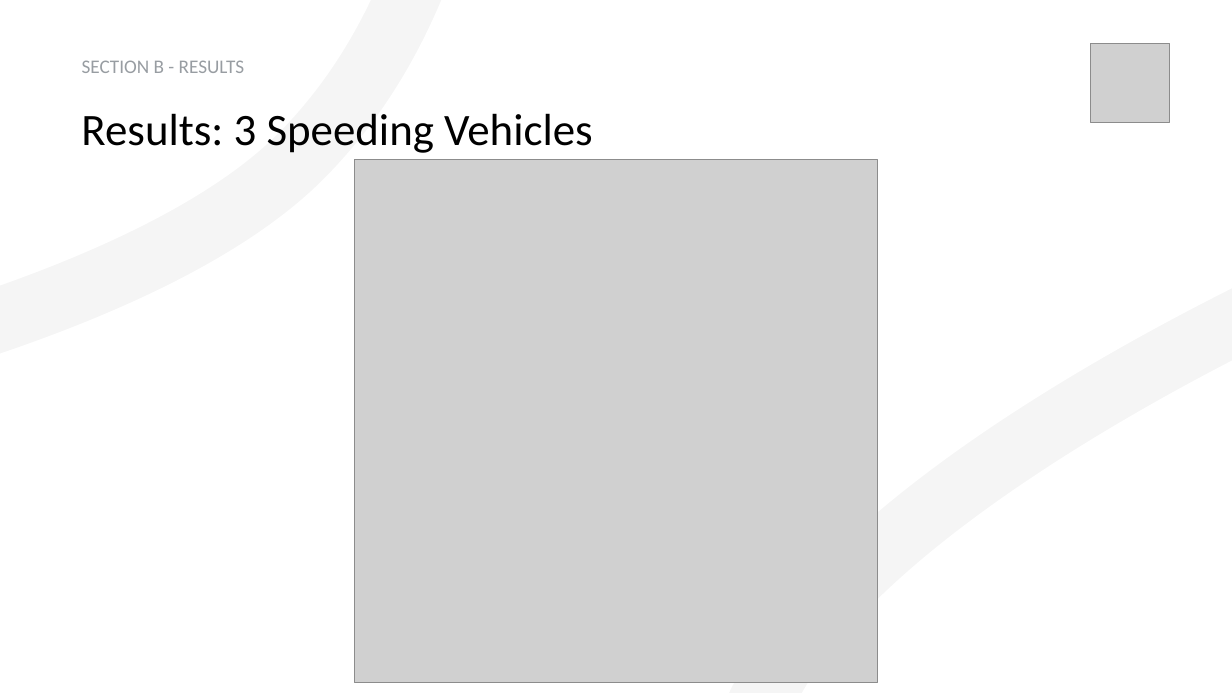
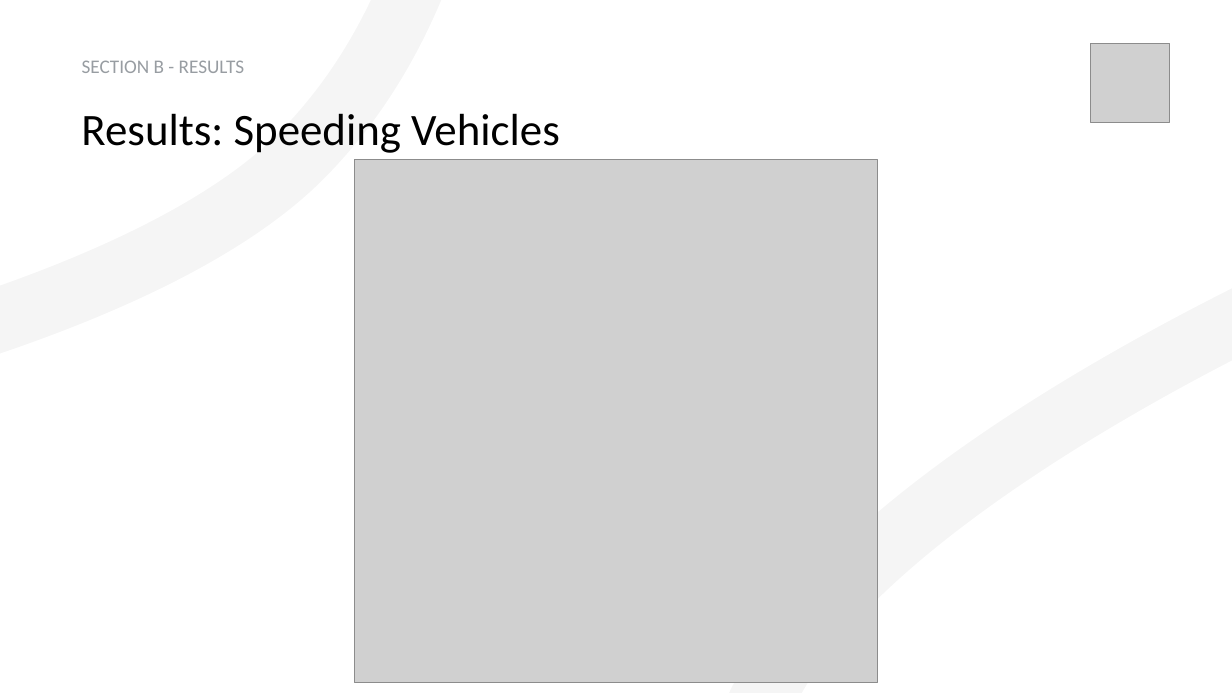
Before and after one commit to pstepanovum/womd-unsupervised-anomaly-detection, a slide deck: slide 12 of docs/presentation/Unsupervised Statistical Learning for Kinematic Anomaly Detection in Autonomous Driving Scenarios.pptx. Drawn at 1232x693 pixels with LibreOffice and Linux fonts; fonts in the diff are those of the drawing; grey boxes stand for pictures; background and template pictures are left out. Boxes give left, top, right and bottom in pixels: in the first picture for what was removed or moved away, otherwise in the second. Text is boxed around its words. In the diff, an @@ line names an element or a change of style, - is before the commit and + after.

```diff
--- a/docs/presentation/Unsupervised Statistical Learning for Kinematic Anomaly Detection in Autonomous Driving Scenarios.pptx
+++ b/docs/presentation/Unsupervised Statistical Learning for Kinematic Anomaly Detection in Autonomous Driving Scenarios.pptx
@@ text at (81,113,560,153): text changed @@
-Results: 3 Speeding Vehicles
+Results: Speeding Vehicles
```
Also in this commit, not shown: 5 other slides changed, 1 slide removed, 3 other files.
